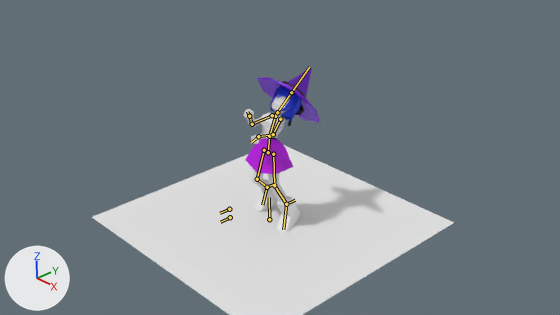
A saved change to the Blender file Animations/Molly_Death/scene/Molly_Death_july_15.blend.
Camera for both pictures: the file's camera 'Camera'. Arrows for +X, +Y and +Z are at lower left; the lights stay in place. The older version comes first. Both versions are drawn at frame 13 of the action 'ArmatureAction'; the numbers are the values there. The bones that bend it are drawn over the model as lines.

Names of what the first picture shows: 'Plane', 'mage '.
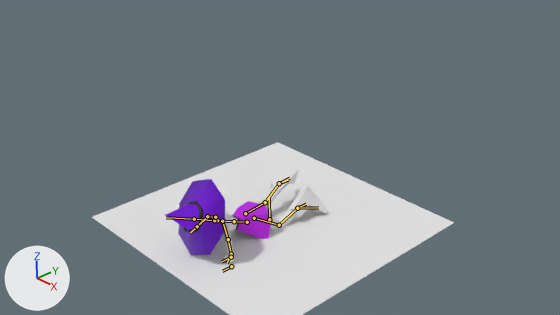
Location of each change, (x1, y1, x2, y2) in pixels of the pictures (560 x 315 px):
'mage ', posed (106% wider, 39% shorter)
    before: (243, 67, 321, 232)
    after: (166, 163, 328, 263)
bone 'waist', root to tip
    before: (268, 152) to (269, 136)
    after: (247, 222) to (234, 221)
bone 'torso', root to tip
    before: (269, 136) to (275, 116)
    after: (234, 221) to (217, 220)
bone 'neck', root to tip
    before: (275, 116) to (277, 112)
    after: (217, 220) to (214, 220)
bone 'head', root to tip
    before: (277, 112) to (291, 92)
    after: (214, 220) to (194, 219)
bone 'upper arm.l', root to tip
    before: (280, 119) to (273, 134)
    after: (222, 221) to (228, 239)
bone 'lower arm.l', root to tip
    before: (273, 134) to (258, 136)
    after: (228, 239) to (231, 254)
bone 'hand.l', root to tip
    before: (258, 136) to (251, 142)
    after: (231, 254) to (227, 263)
bone 'upper arm.r', root to tip
    before: (272, 115) to (252, 124)
    after: (215, 217) to (207, 216)
bone 'lower arm.r', root to tip
    before: (252, 124) to (249, 116)
    after: (207, 216) to (197, 226)
bone 'upper leg.l', root to tip
    before: (273, 154) to (274, 185)
    after: (254, 218) to (279, 225)
bone 'leg control.l', root to tip
    before: (286, 204) to (295, 200)
    after: (297, 208) to (306, 204)
bone 'pole.l', root to tip
    before: (230, 217) to (220, 222)
    after: (231, 266) to (222, 271)
bone 'upper leg.r', root to tip
    before: (264, 150) to (257, 179)
    after: (245, 213) to (265, 202)
bone 'leg control.r', root to tip
    before: (267, 187) to (275, 183)
    after: (279, 183) to (288, 180)
bone 'pole.r', root to tip
    before: (229, 209) to (220, 213)
    after: (231, 257) to (222, 261)

The change in detail:
Bone 'waist' (bone_waist) moves from (0.0, -0.045, 0.024) to (0.0, -0.994, 0.437).
Bone 'waist' (bone_waist) turns from (-8, -1, 1) to (67, -4, 3) degrees about its own x, y and z.
Bone 'torso' (bone_torso) turns from (-16, 0, 0) to (0, 0, 0) degrees about its own x, y and z.
Bone 'neck' (bone_neck) turns from (-20, 0, 0) to (0, 0, 0) degrees about its own x, y and z.
Bone 'head' (bone_head) turns from (-6, 0, 0) to (0, 0, 0) degrees about its own x, y and z.
Bone 'upper arm.l' (bone_upper_arm_l) turns from (38, -11, -32) to (75, -55, -28) degrees about its own x, y and z.
Bone 'lower arm.l' (bone_lower_arm_l) turns from (-35, 137, -78) to (10, 127, -14) degrees about its own x, y and z.
Bone 'hand.l' (bone_hand_l) turns from (18, -11, -29) to (-3, -9, 39) degrees about its own x, y and z.
Bone 'upper arm.r' (bone_upper_arm_r) turns from (40, -4, 14) to (19, 27, -9) degrees about its own x, y and z.
Bone 'lower arm.r' (bone_lower_arm_r) turns from (81, 3, -69) to (90, -22, -101) degrees about its own x, y and z.
Bone 'upper leg.l' (bone_upper_leg_l) moves from (0.0, 0.047, -0.044) to (0.0, 0.917, -0.414).
Bone 'leg control.l' (bone_leg_control_l) moves from (0.14, 0.025, 0.0) to (0.14, 0.25, -0.153).
Bone 'pole.l' (bone_pole_l) moves from (0.0, 0.678, 0.276) to (0.0, 0.678, 1.063).
Bone 'upper leg.r' (bone_upper_leg_r) moves from (0.0, 0.047, -0.044) to (0.0, 0.917, -0.414).
Bone 'leg control.r' (bone_leg_control_r) moves from (-0.124, 0.066, 0.08) to (-0.124, 0.311, 0.047).
Bone 'pole.r' (bone_pole_r) moves from (0.0, 0.533, 0.276) to (0.0, 0.533, 1.063).
